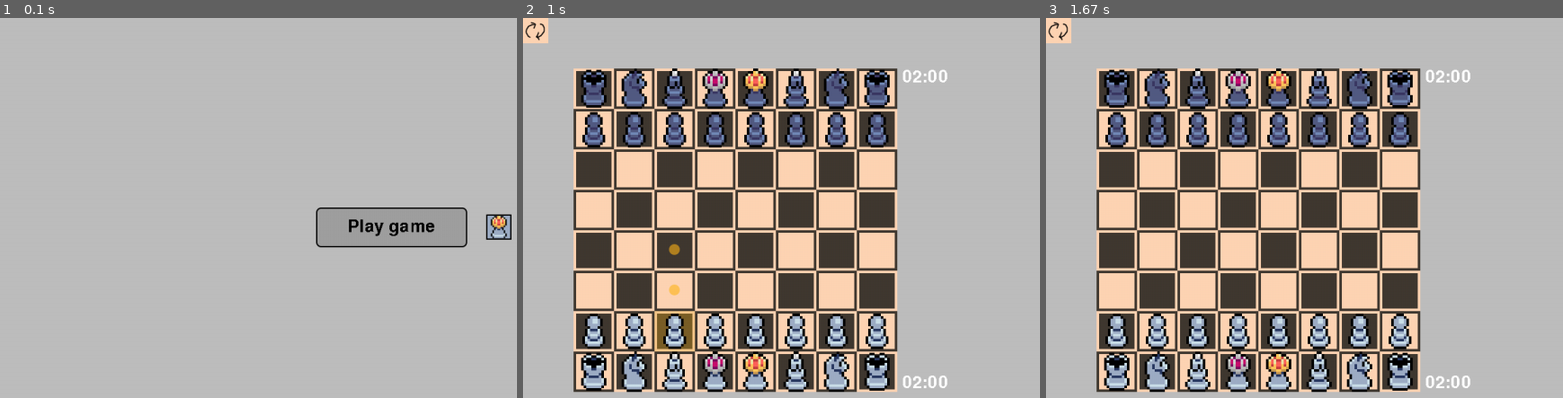
Above: before the commit, frames 1-3 (left to right).
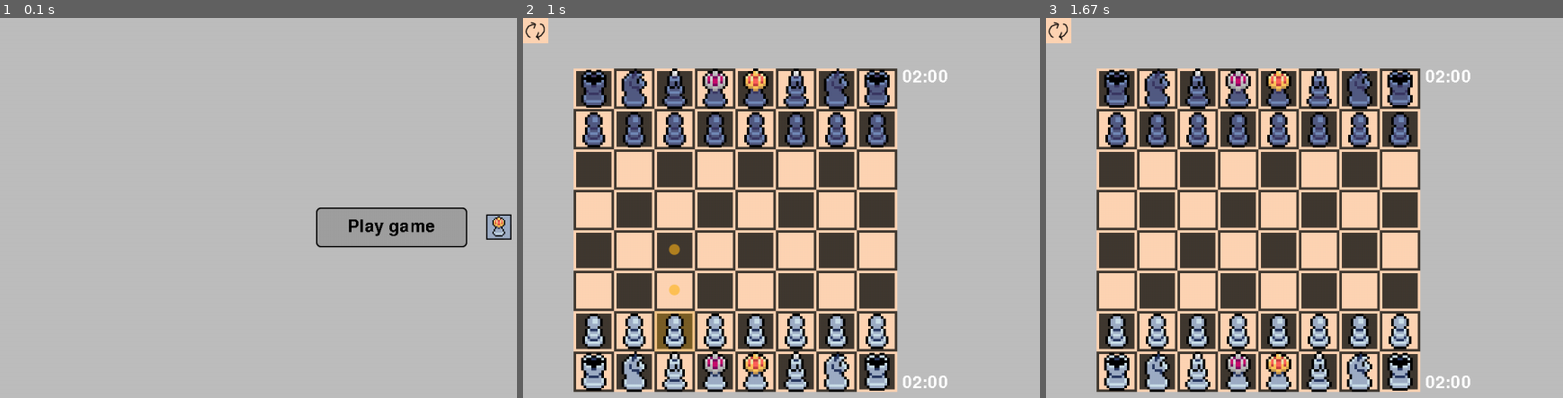
Above: after the commit, the same moments.

Repository: hristokn/Python-Chess
Game: pygame game, started from main.py
Same seed, same stepped clock (60 frames per second), same inputs: the game is played once before the commit and once after it.
Inputs (mouse positions are in pixels of both pictures, inside the frame that each line leads up to):
- Up to frame 1 (0.1 s): no input
- Up to frame 2 (1 s): click (926, 219) at 0.38 s; click (672, 314) at 0.72 s
- Up to frame 3 (1.67 s): click (1159, 208) at 1.05 s; click (1459, 261) at 1.42 s

The runs differ from the first frame. In frame 1, 0.1% of the frame differs, in the area x 61-99%, y 49-60%; in frame 2, nothing differs; in frame 3, nothing differs.

Commit message:
refectoring changes

Diff:
--- a/board_controller.py
+++ b/board_controller.py
@@ -1,9 +1,10 @@
-from mouse import Clickable, Mouse
+from mouse import Mouse
 from pygame.event import Event
-from custom_events import CustomEvent, post_event
+from custom_events import CustomEvent, post_event, EventObserver
 from pygame import Surface
 from drawing import Drawable, get_square_pos, SQUARE_SIZE, ImageLibrary
 from chess.chess import ChessBoard, Square, Color, Piece
+from view.view import View
 from view.chess_controller import SquareController, PieceController
 from view.promotion_picker import PromotionPicker
 from chess_input import ChessInput,MouseChessInput, AIChessInput
@@ -24,25 +25,25 @@
             break
     return piece_controller
 
-class BoardController(Drawable, Clickable):
-    def __init__(self, chess_game: ChessBoard, image_library: ImageLibrary, color,
-                 board_x, board_y):
-        width = 8 * SQUARE_SIZE
-        Clickable.__init__(self, board_x, board_y, board_x + width, board_y + width, 10)
-        board_draw = Surface((width, width))
-        board_draw.fill((255,255,255))
-        Drawable.__init__(self, board_x, board_x, image_library, board_draw)
-        self.game = chess_game
-        self.piece_controllers: list[PieceController] = []
-        self.square_controllers: list[SquareController] = []
-        self.selected_piece = None
-        self.held_piece = None
+class BoardController(View, EventObserver):
+    _promotion_picker: PromotionPicker = None
+    _promotion_target = None
+    _promotion_piece = None
+    piece_controllers: list[PieceController] = []
+    square_controllers: list[SquareController] = []
+    selected_piece = None
+    held_piece = None
+    game_ended = False
+
+    def __init__(self, image_library: ImageLibrary,
+                 color, x, y):
+        board_background = Surface((8 * SQUARE_SIZE, 8 * SQUARE_SIZE))
+        View.__init__(self, x, y, 10, image_library, board_background)
+        self.game = ChessBoard(color)
+        self.game.start()
         self.color = color
-        self.board_x = board_x
-        self.board_y = board_y
-        self._promotion_picker: PromotionPicker = None
-        self._promotion_target = None
-        self._promotion_piece = None
+        self.x = x
+        self.y = y
 
         mouse_input = MouseChessInput(self)
         ai_input = AIChessInput(self)
@@ -53,7 +54,7 @@
         self.mouse = mouse
         mouse.register_button_observer(self)
         for square, piece in self.game.board.items():
-            x,y = get_square_pos(self.board_x, self.board_y, square, self.color)
+            x,y = get_square_pos(self.x, self.y, square, self.color)
             self.add_square(square, x, y)
             if piece != None:
                 self.add_piece(piece, x, y)
@@ -73,7 +74,7 @@
         self.color = Color.WHITE if self.color == Color.BLACK else Color.BLACK
         for sc in self.square_controllers:
             square = sc.square
-            x,y = get_square_pos(self.board_x, self.board_y, square, self.color)
+            x,y = get_square_pos(self.x, self.y, square, self.color)
             sc.move(x,y)
 
         if self._promotion_picker != None:
@@ -100,7 +101,7 @@
     def update_pieces(self):
         for square, piece in self.game.board.items():
             if piece != None and not any(pc.piece == piece for pc in self.piece_controllers):
-                x,y = get_square_pos(self.board_x, self.board_y, square, self.color)
+                x,y = get_square_pos(self.x, self.y, square, self.color)
                 self.add_piece(piece, x, y)
 
         for removed_piece in filter(lambda pc: self.game.find_square(pc.piece) == Square.UNKNOWN, self.piece_controllers):
@@ -111,7 +112,7 @@
                                               self.piece_controllers))
         for p in self.piece_controllers:
             square = self.game.find_square(p.piece)
-            x, y = get_square_pos(self.board_x, self.board_y, square, self.color)
+            x, y = get_square_pos(self.x, self.y, square, self.color)
             p.move(x,y)
             p.update_image()
 
@@ -149,12 +150,12 @@
         self.update_pieces()
 
     def create_promotion_picker(self, piece, square):
-        x, y = get_square_pos(self.board_x, self.board_y, square, self.color)
+        x, y = get_square_pos(self.x, self.y, square, self.color)
         draw_down = (self.color == self.game.color_to_play)
         if not draw_down:
             y -= SQUARE_SIZE*3
 
-        self._promotion_picker = PromotionPicker(self.board_x, self.board_y, x, y, 5, self.image_library, self.game.color_to_play, draw_down, self.pick_promotion)
+        self._promotion_picker = PromotionPicker(self.x, self.y, x, y, 5, self.image_library, self.game.color_to_play, draw_down, self.pick_promotion)
         for button in self._promotion_picker._buttons:
             self.mouse.register_button_observer(button)
         self.mouse.register_button_observer(self._promotion_picker)
@@ -177,7 +178,7 @@
         if not self.game.play_move(self.game.get_promotion_move(self._promotion_piece, self._promotion_target, piece_type)):
             raise RuntimeError
 
-        x,y = get_square_pos(self.board_x, self.board_y, self._promotion_target, self.color)
+        x,y = get_square_pos(self.x, self.y, self._promotion_target, self.color)
         pc = PieceController(self.game.board[self._promotion_target], self.image_library, x, y, 2)
         self.piece_controllers.append(pc)
         self.mouse.register_button_observer(pc)
@@ -192,6 +193,9 @@
         if self.game.play_move(move):
             self.update_pieces()
             post_event(CustomEvent.PLAYED_MOVE, color=_color)
+
+    def game_ended(self):
+        return self.game.in_checkmate()
 
     def recieve_click(self, event: Event) -> bool:
         x,y = event.pos
@@ -206,3 +210,7 @@
             self.clear_held_piece()
         if self.selected_piece != None:
             self.deselect_piece()
+
+    def receive_event(self, event):
+        if event.type == CustomEvent.TIMER_END.value:
+            pass
--- a/custom_events.py
+++ b/custom_events.py
@@ -8,6 +8,7 @@
 
 class CustomEvent(AutoEvent):
     PLAYED_MOVE = auto()
+    TIMER_END = auto()
 
 def post_event(event: CustomEvent, **kwargs):
     event = Event(event.value)
--- a/drawing.py
+++ b/drawing.py
@@ -43,6 +43,7 @@
         'text_button_pressed': 'images/text_button_pressed.png',
         'button_black': 'images/button_black.png',
         'button_white': 'images/button_white.png',
+        'promotion_picker_background': 'images/promotion_picker_background.png',
         }
 
 class ImageLibrary:
--- a/screen/chess_screen.py
+++ b/screen/chess_screen.py
@@ -14,7 +14,7 @@
         super().__init__(mouse, image_library, event_announcer)
         game = ChessBoard(Color.WHITE)
         game.start()
-        self.board_controller = BoardController(game, self.image_library, color, 80, 80)
+        self.board_controller = BoardController(self.image_library, color, 80, 80)
         self.board_controller.setup(self.mouse)
         self.add_element(self.board_controller)
 
--- a/screen/main_menu.py
+++ b/screen/main_menu.py
@@ -31,6 +31,14 @@
         self.add_element(self.color_button)
         self.mouse.register_button_observer(self.color_button)
 
+        self.start_practive_button = TextButton(500, 450, 1, self.image_library, 'Practice', self.start_practice_game)
+        self.add_element(self.start_game_button)
+        self.mouse.register_button_observer(self.start_game_button)
+
     def start_chess_game(self):
         chess = ChessScreen(self.mouse, self.image_library, self.event_announcer, self.color_button.get_value())
         self.change_screen(chess)
+
+    def start_practice_game(self):
+        chess = ChessScreen(self.mouse, self.image_library, self.event_announcer, self.color_button.get_value())
+        self.change_screen(chess)
--- a/view/promotion_picker.py
+++ b/view/promotion_picker.py
@@ -7,8 +7,7 @@
 
 class PromotionPicker(View):
     def __init__(self, board_x, board_y, x1, y1, priority, img_lib: ImageLibrary, color: Color, draw_down, click_function):
-        self.background = Surface((SQUARE_SIZE, SQUARE_SIZE*4))
-        self.background.fill('grey')
+        self.background = 'promotion_picker_background'
         super().__init__(x1, y1, priority, img_lib, '')
         self.x2 = x1 + SQUARE_SIZE
         self.y2 = y1 + SQUARE_SIZE * 4
@@ -20,11 +19,11 @@
                         get_piece_image_name(color, PieceType.ROOK),
                         click_function, PieceType.ROOK),
         PromotionButton(x1, y1 + SQUARE_SIZE * 2, 5, img_lib,
+                        get_piece_image_name(color, PieceType.BISHOP),
+                        click_function, PieceType.BISHOP),
+        PromotionButton(x1, y1 + SQUARE_SIZE * 3, 5, img_lib,
                         get_piece_image_name(color, PieceType.KNIGHT),
-                        click_function, PieceType.KNIGHT),
-        PromotionButton(x1, y1 + SQUARE_SIZE * 3, 5, img_lib,
-                        get_piece_image_name(color, PieceType.BISHOP),
-                        click_function, PieceType.BISHOP)]
+                        click_function, PieceType.KNIGHT)]
 
         self._board_x = board_x
         self._board_y = board_y
@@ -44,12 +43,8 @@
         half_chess_board = SQUARE_SIZE * 4
         if self._draw_down:
             half_chess_board = half_chess_board * -1
-        self.y1 += half_chess_board
-        self.y2 += half_chess_board
-        self.draw_y1 += half_chess_board
-        self.x1 = picker_start
-        self.x2 = picker_start
-        self.draw_x1 = picker_start
+
+        self.move(picker_start, self.y1 + half_chess_board)
 
         self.align_buttons()
         if self._draw_down:
@@ -90,7 +85,7 @@
             button.update()
 
     def draw(self, surface: Surface):
-        surface.blit(self.background, (self.draw_x1, self.draw_y1))
+        surface.blit(self.image_library[self.background], (self.draw_x1, self.draw_y1))
         for button in self._buttons:
             button.draw(surface)
 
--- a/view/timer.py
+++ b/view/timer.py
@@ -3,7 +3,7 @@
 from pygame.event import Event
 from view.view import View
 from time import time_ns
-from custom_events import CustomEvent, EventObserver
+from custom_events import CustomEvent, EventObserver, post_event
 
 class TimerBox(View, EventObserver):
     def __init__(self, x1, y1, priority, img_lib, img, seconds, color):
@@ -21,9 +21,12 @@
 
     def update(self):
         self._timer.update()
+        if self._timer.remaining() <= 0:
+            self.finish_timer()
 
-    def recieve_mouse_motion(self, event: Event):
-        pass
+    def finish_timer(self):
+        self._timer.pause_timer()
+        post_event(CustomEvent.TIMER_END, color = self._color)
 
     def recieve_click(self, event: Event) -> bool:
         return False
Binary file changed: images/button_black.png
Binary file changed: images/button_white.png
Binary file added: images/promotion_picker_background.png
